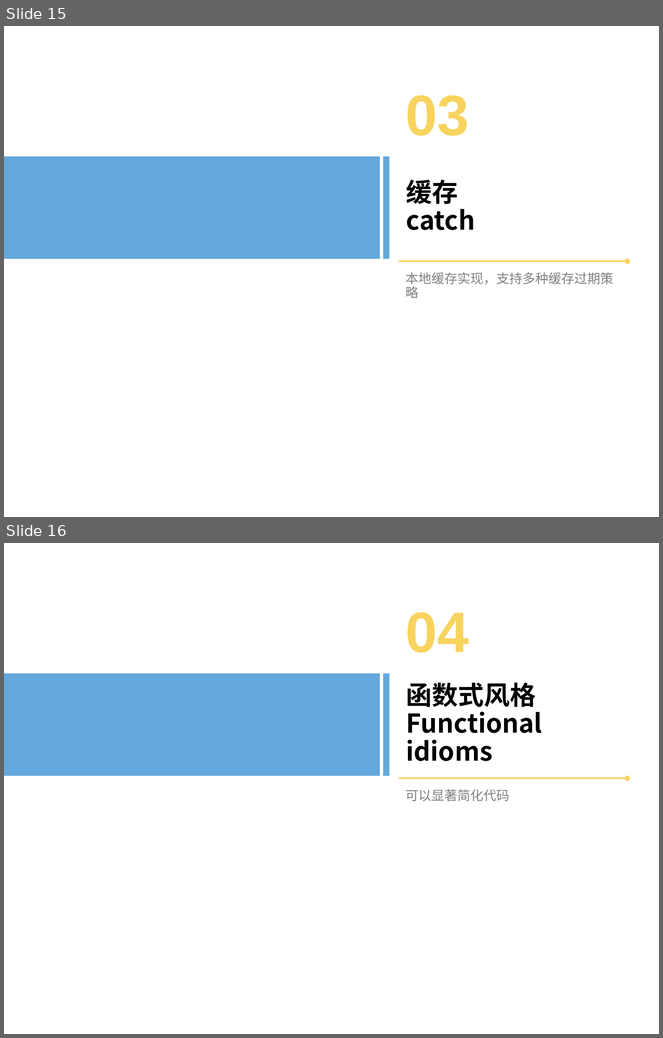
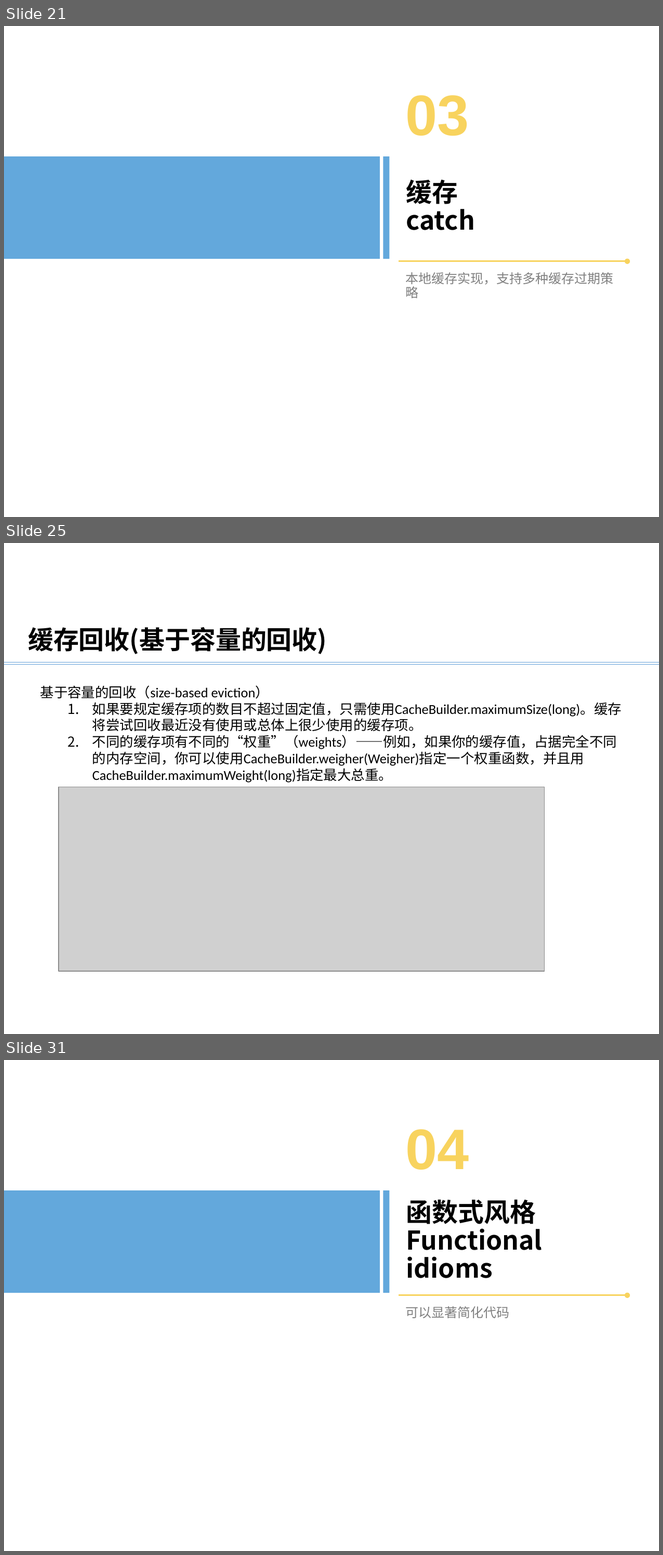
Before and after one commit to bxguo/guava, a slide deck: Guava介绍.pptx. Shown one above the other, each under a label of ours: slides 15 and 16 before the commit, slides 21, 25 and 31 after it; the slides between them are not shown. The pictures are 663x1038 and 663x1555 pixels, drawn with LibreOffice and Linux fonts; fonts in the diff are those of the drawing; grey boxes stand for pictures; background and template pictures are left out. Boxes give left, top, right and bottom in pixels: in the first picture for what was removed or moved away, otherwise in the second. Text is boxed around its words. In the diff, an @@ line names an element or a change of style, - is before the commit and + after.

```diff
--- a/Guava介绍.pptx
+++ b/Guava介绍.pptx
@@ slide 25 added at box(4, 543, 659, 1034), background #FFFFFF @@
@@ text added at box(28, 627, 327, 654), 28 pt, text #000000, bold @@
+缓存回收(基于容量的回收)
@@ line added from (4, 662) to (659, 662), #5B9BD5 0.5 pt @@
@@ line added from (4, 664) to (659, 664), #5B9BD5 0.5 pt @@
@@ text added at box(40, 685, 622, 783), 15.1 pt, text #000000 @@
+基于容量的回收（size-based eviction）
+  1. 如果要规定缓存项的数目不超过固定值，只需使用CacheBuilder.maximumSize(long)。缓存将尝试回收最近没有使用或总体上很少使用的缓存项。
+  2. 不同的缓存项有不同的“权重”（weights）——例如，如果你的缓存值，占据完全不同的内存空间，你可以使用CacheBuilder.weigher(Weigher)指定一个权重函数，并且用CacheBuilder.maximumWeight(long)指定最大总重。
@@ picture added at box(59, 787, 545, 971) @@
@@ what was slide 15 is now slide 21 @@
@@ what was slide 16 is now slide 31 @@
```
Also in this commit, not shown: 1 slide changed, 17 other slides added, 3 slides removed.
